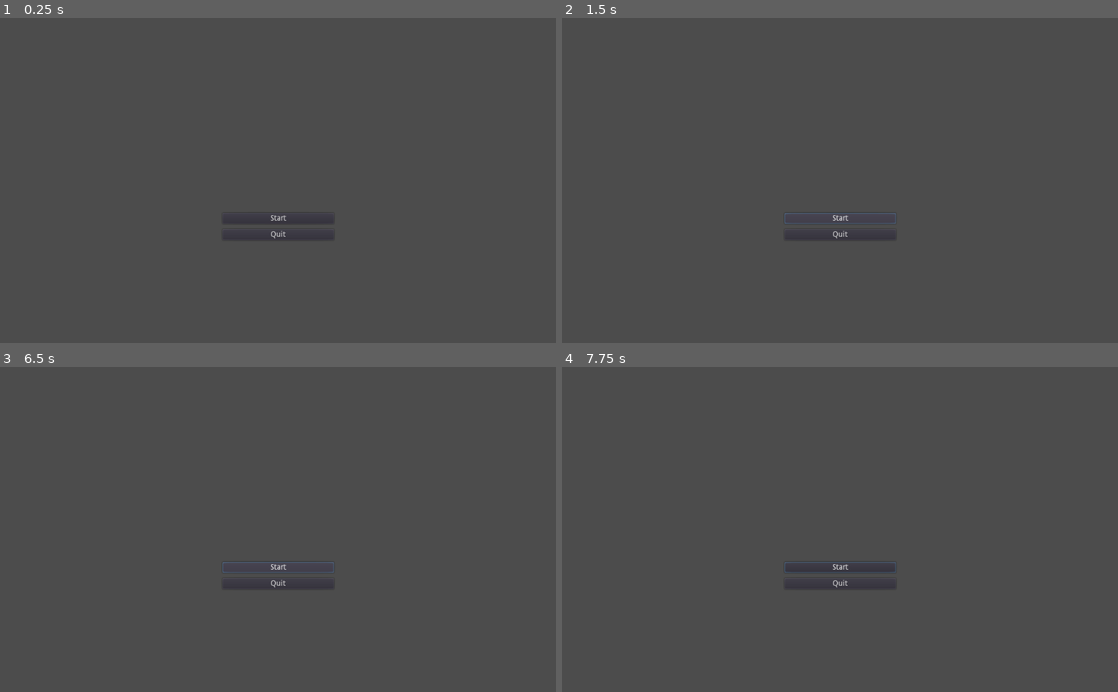
Above: before the commit, frames 1-4 (two rows, left to right).
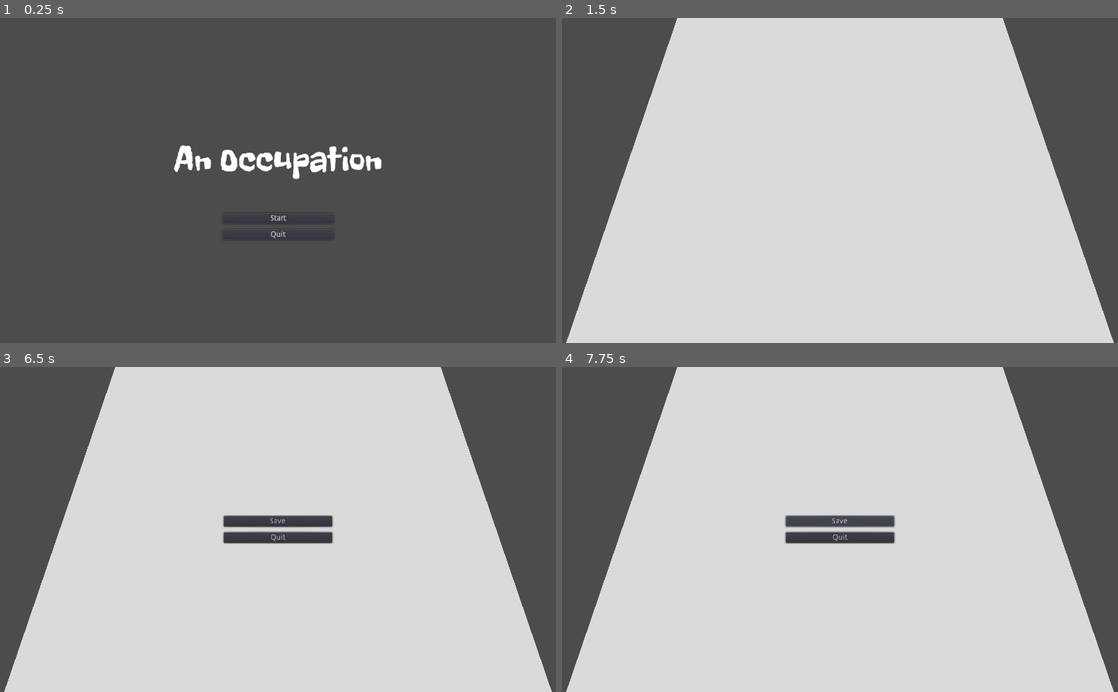
Above: after the commit, the same moments.

Repository: Bootjack/wj22-revolution
Game: Godot game, scene res://scenes/Root.tscn
Same seed, same stepped clock (60 frames per second), same inputs: the game is played once before the commit and once after it. Before the commit the project starts from res://Root.tscn.
Inputs (mouse positions are in pixels of both pictures, inside the frame that each line leads up to):
- Up to frame 1 (0.25 s): no input
- Up to frame 2 (1.5 s): click "Start" at 0.5 s; click (840, 219) at 1.25 s, where only the run before the commit has a clickable "Start"
- Up to frame 3 (6.5 s): click (278, 568) at 2 s, where only the run before the commit has a clickable "Start"; tap Enter at 2.75, 4.25, 5.75 s; tap Space at 3.5, 5 s; tap Escape (ui_menu, bound only after the commit) at 6.4 s
- Up to frame 4 (7.75 s): click (840, 523) at 6.5 s, where only the run after the commit has a clickable "Save"

The runs differ from the first frame. In frame 1, 1.4% of the frame differs, in the area x 31-69%, y 39-50%; in frame 2, 79%, in the area x 0-100%, y 0-100%; in frame 3, 77%; in frame 4, 77%.

Commit message:
Add game menu and empty protest scene that can be started and stopped

Diff:
--- a/project.godot
+++ b/project.godot
@@ -16,8 +16,16 @@
 [application]
 
 config/name="WJ22"
-run/main_scene="res://Root.tscn"
+run/main_scene="res://scenes/Root.tscn"
 config/icon="res://icon.png"
+
+[input]
+
+ui_menu={
+"deadzone": 0.5,
+"events": [ Object(InputEventKey,"resource_local_to_scene":false,"resource_name":"","device":0,"alt":false,"shift":false,"control":false,"meta":false,"command":false,"pressed":false,"scancode":16777217,"unicode":0,"echo":false,"script":null)
+ ]
+}
 
 [rendering]
 
--- a/MainMenu.tscn
+++ b/scenes/GameMenu.tscn
@@ -1,8 +1,8 @@
 [gd_scene load_steps=2 format=2]
 
-[ext_resource path="res://scripts/MainMenu.gd" type="Script" id=1]
+[ext_resource path="res://scripts/GameMenu.gd" type="Script" id=1]
 
-[node name="MainMenu" type="Control"]
+[node name="GameMenu" type="Control"]
 anchor_right = 1.0
 anchor_bottom = 1.0
 script = ExtResource( 1 )
@@ -11,27 +11,29 @@
 }
 
 [node name="ButtonContainer" type="VBoxContainer" parent="."]
-anchor_left = 0.4
-anchor_top = 0.6
-anchor_right = 0.6
-anchor_bottom = 0.6
-margin_left = 0.399994
-margin_right = 0.599976
-margin_bottom = 44.0
+anchor_left = 0.5
+anchor_top = 0.5
+anchor_right = 0.5
+anchor_bottom = 0.5
+margin_left = -20.0
+margin_top = -20.0
+margin_right = 20.0
+margin_bottom = 20.0
 grow_horizontal = 2
-rect_min_size = Vector2( 200, 0 )
+grow_vertical = 2
+rect_min_size = Vector2( 200, 50 )
 custom_constants/separation = 10
 __meta__ = {
 "_edit_use_anchors_": false
 }
 
-[node name="StartButton" type="Button" parent="ButtonContainer"]
-margin_right = 205.0
+[node name="SaveButton" type="Button" parent="ButtonContainer"]
+margin_right = 200.0
 margin_bottom = 20.0
-text = "Start"
+text = "Save"
 
 [node name="QuitButton" type="Button" parent="ButtonContainer"]
 margin_top = 30.0
-margin_right = 205.0
+margin_right = 200.0
 margin_bottom = 50.0
 text = "Quit"
--- /dev/null
+++ b/scenes/MainMenu.tscn
@@ -0,0 +1,53 @@
+[gd_scene load_steps=4 format=2]
+
+[ext_resource path="res://scripts/MainMenu.gd" type="Script" id=1]
+[ext_resource path="res://fonts/Freckle_Face/FreckleFace-Regular.ttf" type="DynamicFontData" id=2]
+
+[sub_resource type="DynamicFont" id=1]
+size = 64
+font_data = ExtResource( 2 )
+
+[node name="MainMenu" type="Control"]
+anchor_right = 1.0
+anchor_bottom = 1.0
+script = ExtResource( 1 )
+__meta__ = {
+"_edit_use_anchors_": false
+}
+
+[node name="ButtonContainer" type="VBoxContainer" parent="."]
+anchor_left = 0.4
+anchor_top = 0.6
+anchor_right = 0.6
+anchor_bottom = 0.6
+margin_left = 0.399994
+margin_right = 0.599976
+margin_bottom = 44.0
+grow_horizontal = 2
+rect_min_size = Vector2( 200, 0 )
+custom_constants/separation = 10
+__meta__ = {
+"_edit_use_anchors_": false
+}
+
+[node name="StartButton" type="Button" parent="ButtonContainer"]
+margin_right = 205.0
+margin_bottom = 20.0
+text = "Start"
+
+[node name="QuitButton" type="Button" parent="ButtonContainer"]
+margin_top = 30.0
+margin_right = 205.0
+margin_bottom = 50.0
+text = "Quit"
+
+[node name="RichTextLabel" type="Label" parent="."]
+anchor_left = 0.5
+anchor_top = 0.5
+anchor_right = 0.5
+anchor_bottom = 0.5
+grow_horizontal = 2
+grow_vertical = 0
+custom_fonts/font = SubResource( 1 )
+custom_colors/font_color = Color( 1, 1, 1, 1 )
+text = "An Occupation"
--- /dev/null
+++ b/scenes/Protest.tscn
@@ -0,0 +1,23 @@
+[gd_scene load_steps=3 format=2]
+
+[sub_resource type="Environment" id=1]
+
+[sub_resource type="PlaneMesh" id=2]
+size = Vector2( 20, 20 )
+subdivide_width = 20
+subdivide_depth = 20
+
+[node name="Protest" type="Spatial"]
+
+[node name="WorldEnvironment" type="WorldEnvironment" parent="."]
+environment = SubResource( 1 )
+
+[node name="Camera" type="Camera" parent="."]
+transform = Transform( 1, 0, 0, 0, 0.34202, 0.939693, 0, -0.939693, 0.34202, 0, 10, 5 )
+
+[node name="DirectionalLight" type="DirectionalLight" parent="."]
+transform = Transform( 0.573919, 0.573962, -0.584109, 0, 0.713275, 0.700884, 0.818912, -0.402251, 0.409362, 0, 10.0255, 0 )
+
+[node name="MeshInstance" type="MeshInstance" parent="."]
+mesh = SubResource( 2 )
+material/0 = null
--- a/Root.tscn
+++ b/scenes/Root.tscn
@@ -2,10 +2,5 @@
 
 [ext_resource path="res://scripts/Root.gd" type="Script" id=1]
 
-[node name="GameRoot" type="Control"]
-anchor_right = 1.0
-anchor_bottom = 1.0
+[node name="GameRoot" type="Spatial"]
 script = ExtResource( 1 )
-__meta__ = {
-"_edit_use_anchors_": false
-}
--- /dev/null
+++ b/scripts/GameMenu.gd
@@ -0,0 +1,14 @@
+extends Control
+
+signal save_game
+signal stop_game
+
+func _ready():
+	$ButtonContainer/SaveButton.connect("pressed", self, "on_save")
+	$ButtonContainer/QuitButton.connect("pressed", self, "on_quit")
+
+func on_save():
+	emit_signal("save_game")
+
+func on_quit():
+	emit_signal("stop_game")
--- a/scripts/Root.gd
+++ b/scripts/Root.gd
@@ -1,29 +1,66 @@
-extends Control
+extends Spatial
 
-var main_menu
-var main_menu_res = preload("res://MainMenu.tscn")
+var game_menu_scene
+var game_menu_res = preload("res://scenes/GameMenu.tscn")
+var main_menu_scene
+var main_menu_res = preload("res://scenes/MainMenu.tscn")
+var protest_scene
+var protest_res = preload("res://scenes/Protest.tscn")
 
 # Called when the node enters the scene tree for the first time.
 func _ready():
+	add_main_menu()
+	add_game_menu()
 	show_main_menu()
 
+func _input(event):
+	if (event.is_action_pressed("ui_menu") and protest_scene):
+		toggle_game_menu()
+
+func add_game_menu():
+	game_menu_scene = game_menu_res.instance()
+	add_child(game_menu_scene)
+	game_menu_scene.connect("save_game", self, "on_save_game")
+	game_menu_scene.connect("stop_game", self, "on_stop_game")
+	game_menu_scene.visible = false
+
 func add_main_menu():
-	if (!main_menu):
-		main_menu = main_menu_res.instance()
-		add_child(main_menu)
-		main_menu.connect("start_game", self, "on_start_game")
-		main_menu.connect("quit_game", self, "on_quit_game")
+	main_menu_scene = main_menu_res.instance()
+	add_child(main_menu_scene)
+	main_menu_scene.connect("start_game", self, "on_start_game")
+	main_menu_scene.connect("quit_game", self, "on_quit_game")
+	main_menu_scene.visible = false
+
+func add_protest():
+	protest_scene = protest_res.instance()
+	add_child(protest_scene)
+	hide_main_menu()
+
+func hide_main_menu():
+	main_menu_scene.visible = false
+
+func on_save_game():
+	print("Saving game")
 
 func on_start_game():
-	pass
+	add_protest()
+
+func on_stop_game():
+	remove_protest()
+	toggle_game_menu()
+	show_main_menu()
 
 func on_quit_game():
 	get_tree().quit()
+
+func remove_protest():
+	remove_child(protest_scene)
 
 func show_splash():
 	pass
 
 func show_main_menu():
-	if (!main_menu):
-		add_main_menu()
-	main_menu.visible = true
+	main_menu_scene.visible = true
+
+func toggle_game_menu():
+	game_menu_scene.visible = !game_menu_scene.visible
Binary file added: fonts/Freckle_Face/FreckleFace-Regular.ttf
Not shown, added: fonts/Freckle_Face/OFL.txt
